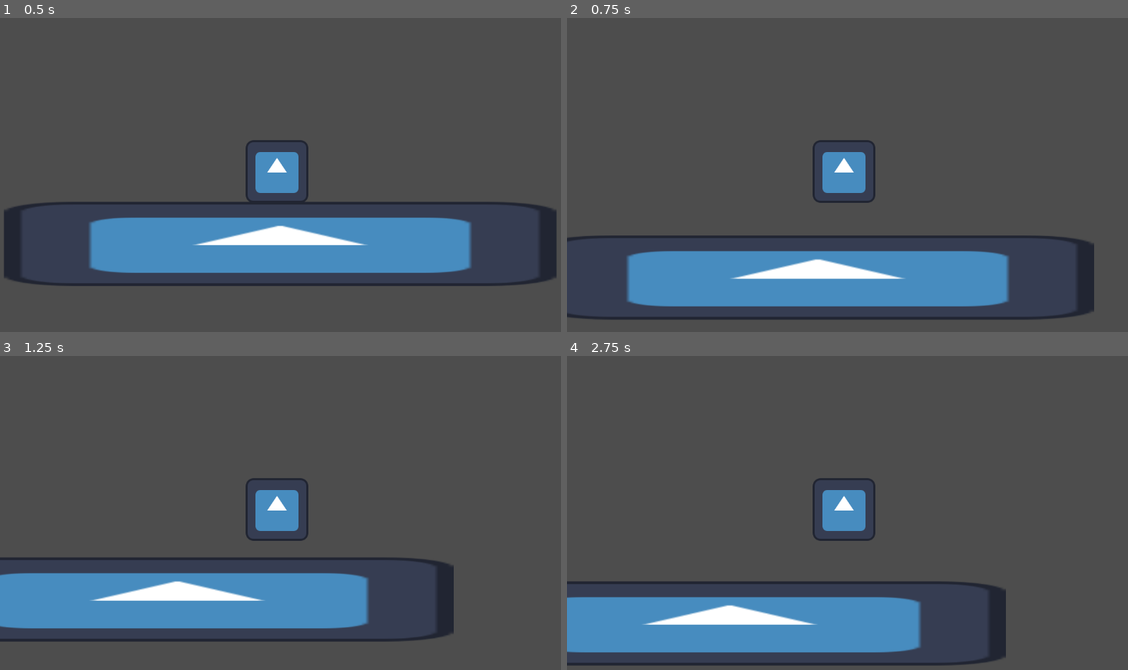
Above: before the commit, frames 1-4 (two rows, left to right).
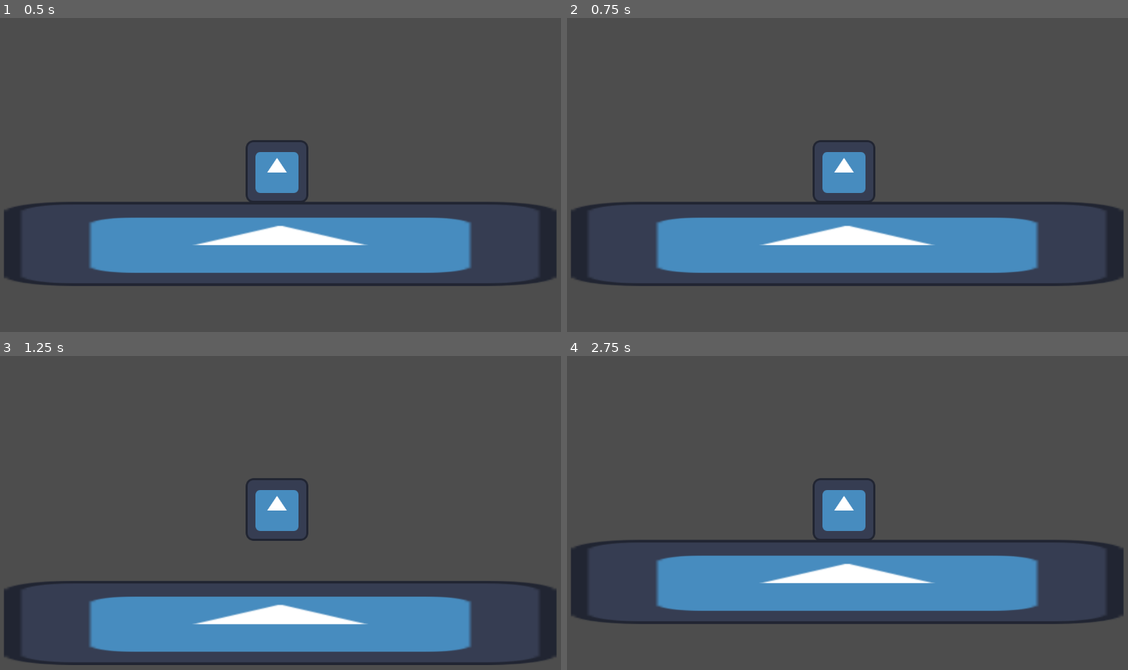
Above: after the commit, the same moments.

Repository: CupChad/SurvivorLike
Game: Godot game, scene res://Nodes/node_2d.tscn
Two runs of this game, one before a commit and one after it. Both use one fixed random seed, a clock stepped at 60 frames per second and the inputs below. The engine's default icon, where the game draws it, is replaced by a stand-in: a white triangle on a blue panel in a dark square.
Inputs:
- Up to frame 1 (0.5 s): no input
- Up to frame 2 (0.75 s): tap Enter (ui_accept) at 0.5, 0.6 s; hold Right (ui_right) from 0.53 s (still down)
- Up to frame 3 (1.25 s): keep holding Right (ui_right); tap Space (jump) at 0.77, 0.8, 1.07 s
- Up to frame 4 (2.75 s): tap Space (jump) at 1.35, 1.52, 1.82, 2.3 s; tap Enter (ui_accept) at 1.55, 2.1 s; release Right (ui_right) at 2.03 s; hold Left (ui_left) from 2.03 s (still down)

Frame 1 is identical in both runs. In frame 2, 20% of the frame differs, in the area x 0-100%, y 58-96%; in frame 3, 19%; in frame 4, 23%, in the area x 0-100%, y 58-99%.

Commit message:
Fixed Movement Controls

Diff:
--- a/Scripts/character_body_2d.gd
+++ b/Scripts/character_body_2d.gd
@@ -11,12 +11,12 @@
 		velocity += get_gravity() * delta
 
 	# Handle jump.
-	if Input.is_action_just_pressed("ui_accept") and is_on_floor():
+	if Input.is_action_just_pressed("jump") and is_on_floor():
 		velocity.y = JUMP_VELOCITY
 
 	# Get the input direction and handle the movement/deceleration.
 	# As good practice, you should replace UI actions with custom gameplay actions.
-	var direction := Input.get_axis("ui_left", "ui_right")
+	var direction := Input.get_axis("move_left", "move_right")
 	if direction:
 		velocity.x = direction * SPEED
 	else:
--- a/project.godot
+++ b/project.godot
@@ -17,12 +17,12 @@
 
 [input]
 
-left={
+move_left={
 "deadzone": 0.5,
 "events": [Object(InputEventKey,"resource_local_to_scene":false,"resource_name":"","device":-1,"window_id":0,"alt_press …(191 unchanged characters)…
 ]
 }
-right={
+move_right={
 "deadzone": 0.5,
 "events": [Object(InputEventKey,"resource_local_to_scene":false,"resource_name":"","device":-1,"window_id":0,"alt_press …(192 unchanged characters)…
 ]
